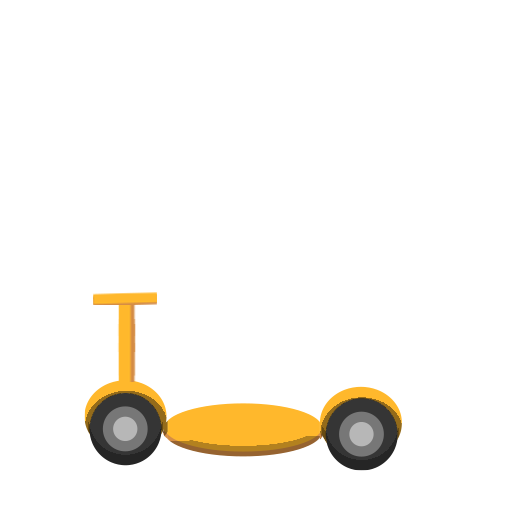
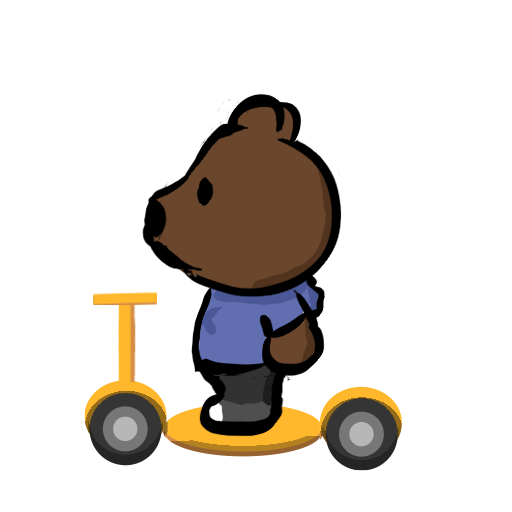
Layers edited between the first and the second (512, 512) image:
showed group "Sideways Walk 0" (2 layers) over [141, 93, 342, 437]
